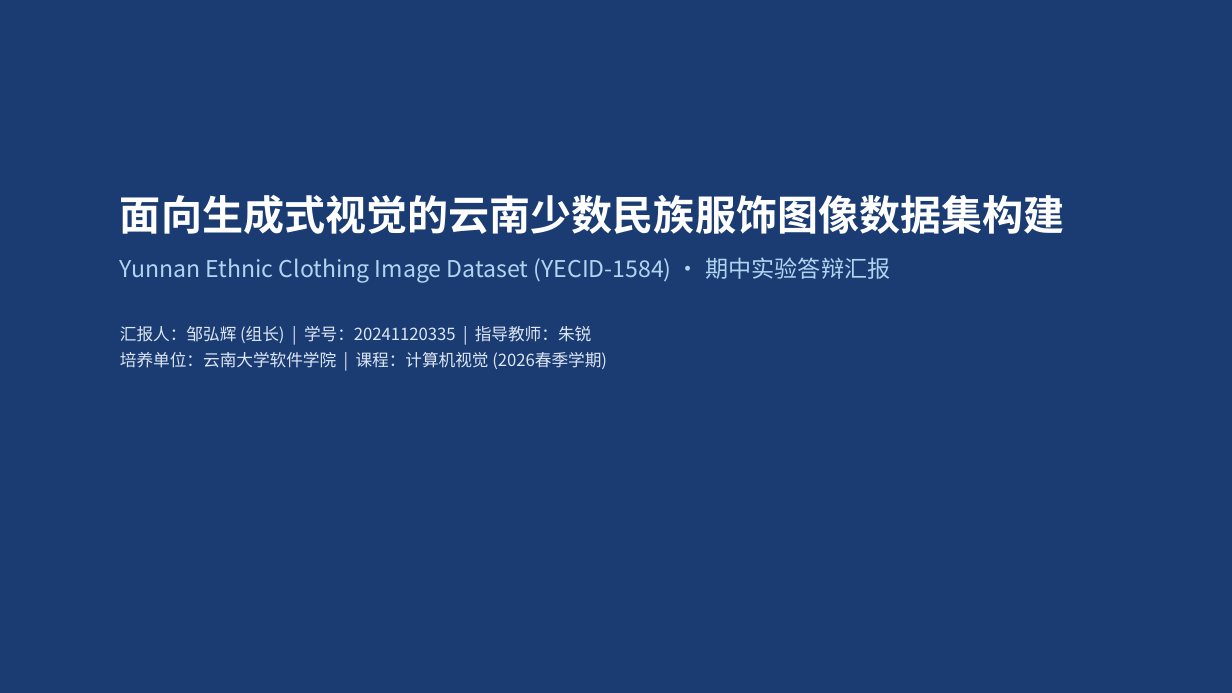
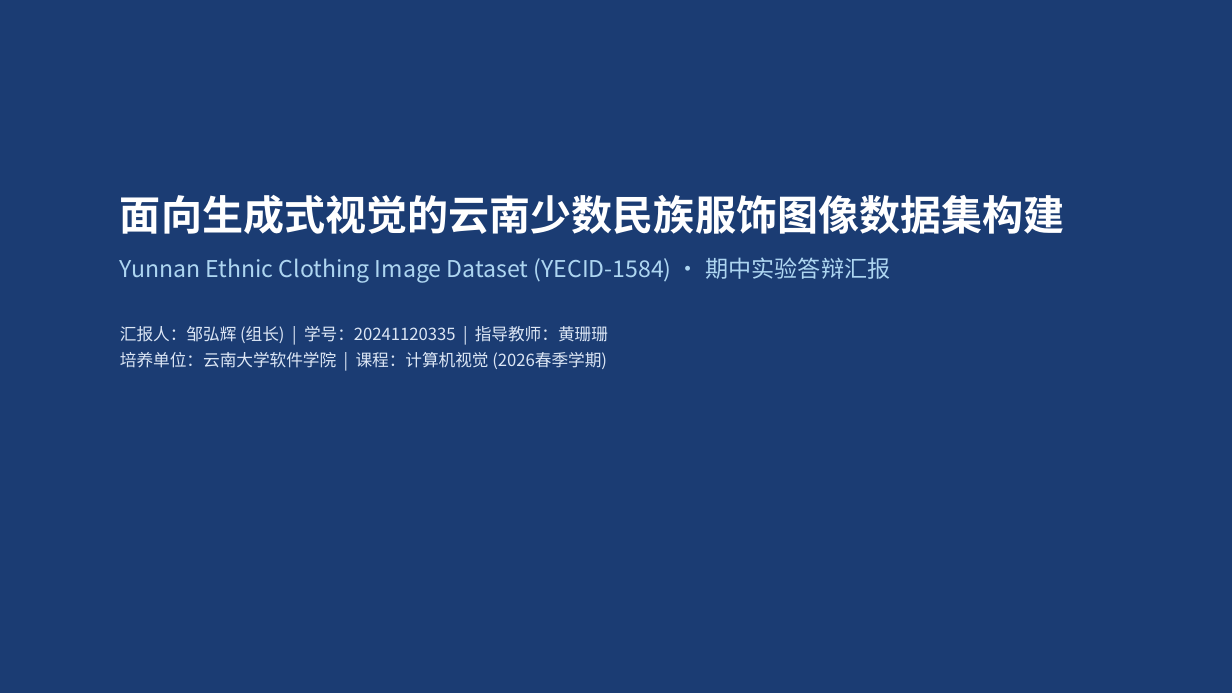
Before and after one commit to Eric10Z4/Yunnan-Ethnic-Clothing-Dataset, a slide deck: slide 1 of report/slides/计算机视觉期中实验汇报_民族服饰数据集构建.pptx. Drawn at 1232x693 pixels with LibreOffice and Linux fonts; fonts in the diff are those of the drawing. Boxes give left, top, right and bottom in pixels: in the first picture for what was removed or moved away, otherwise in the second. Text is boxed around its words. In the diff, an @@ line names an element or a change of style, - is before the commit and + after.

Commit message:
fix(teacher): update course instructor name to Huang Shanshan across docs, report and slides

```diff
--- a/report/slides/计算机视觉期中实验汇报_民族服饰数据集构建.pptx
+++ b/report/slides/计算机视觉期中实验汇报_民族服饰数据集构建.pptx
@@ text at box(120, 326, 608, 369): text changed @@
-汇报人：邹弘辉 (组长) | 学号：20241120335 | 指导教师：朱锐
-培养单位：云南大学软件学院 | 课程：计算机视觉 (2026春季学期)
+汇报人：邹弘辉 (组长) | 学号：20241120335 | 指导教师：黄珊珊
+培养单位：云南大学软件学院 | 课程：计算机视觉 (2026春季学期)
```
Also in this commit, not shown: 5 other files.
